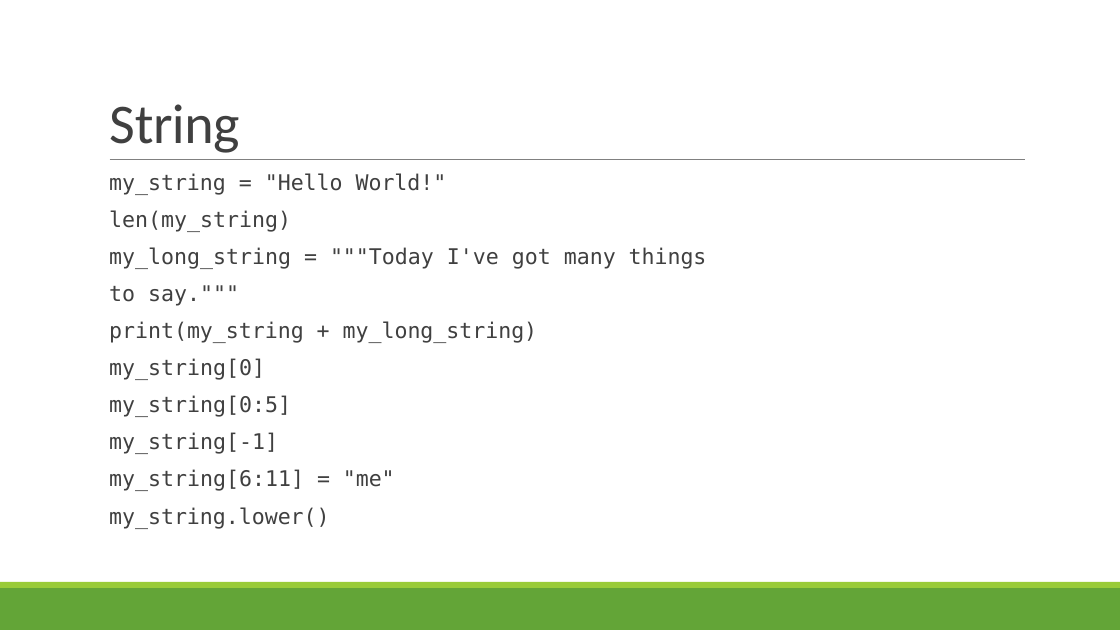
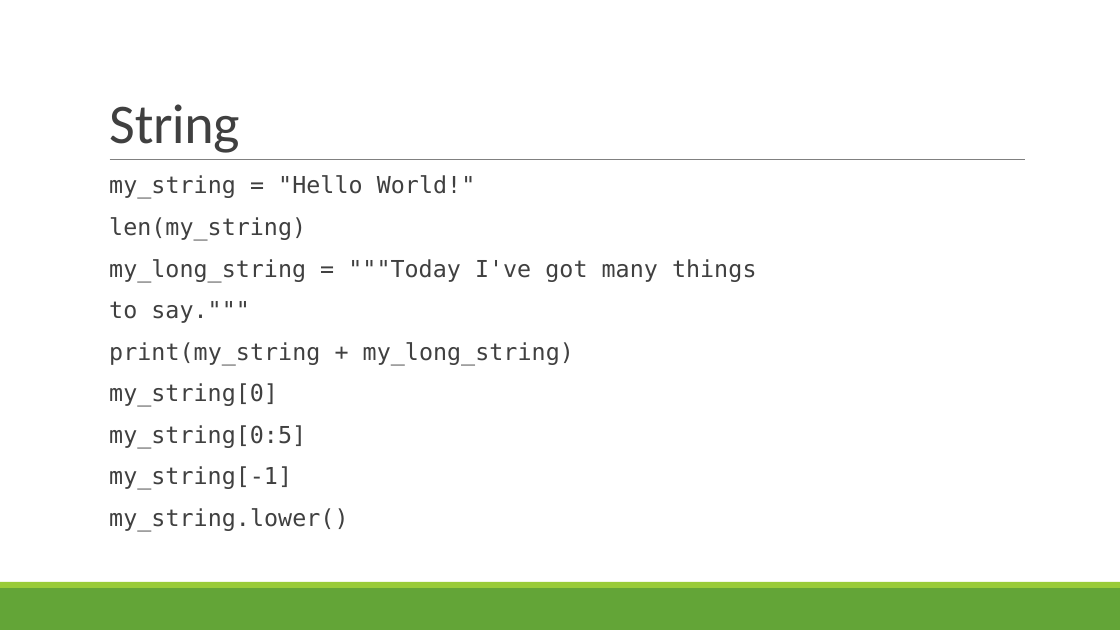
Before and after one commit to hermes-python-201910/courseware, a slide deck: slide 24 of slides.pptx. Drawn at 1120x630 pixels with LibreOffice and Linux fonts; fonts in the diff are those of the drawing. Boxes give left, top, right and bottom in pixels: in the first picture for what was removed or moved away, otherwise in the second. Text is boxed around its words. In the diff, an @@ line names an element or a change of style, - is before the commit and + after.

```diff
--- a/slides.pptx
+++ b/slides.pptx
@@ text "my_string = "Hello World!"" at box(109, 175, 757, 532): size 18.5 to 20 pt; line spacing 0.8 to 0.9 @@
@@ text at box(109, 469, 395, 491): paragraph removed @@
-  my_string[6:11] = "me"
```
Also in this commit, not shown: 2 other slides changed, 5 slides added.
